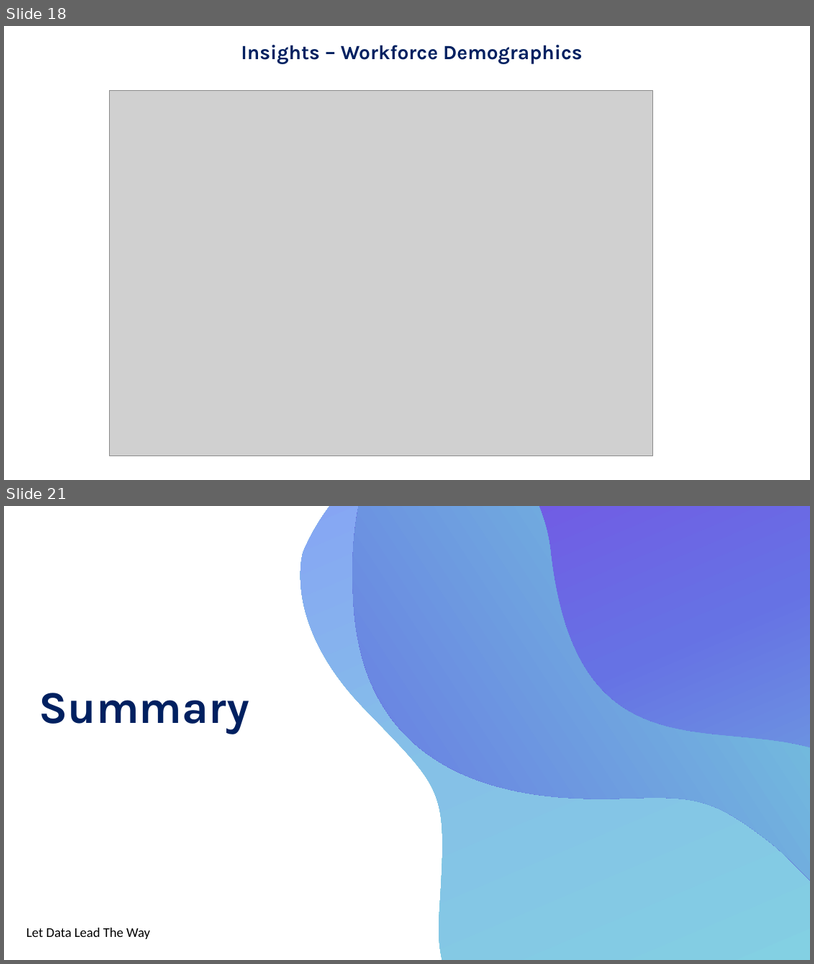
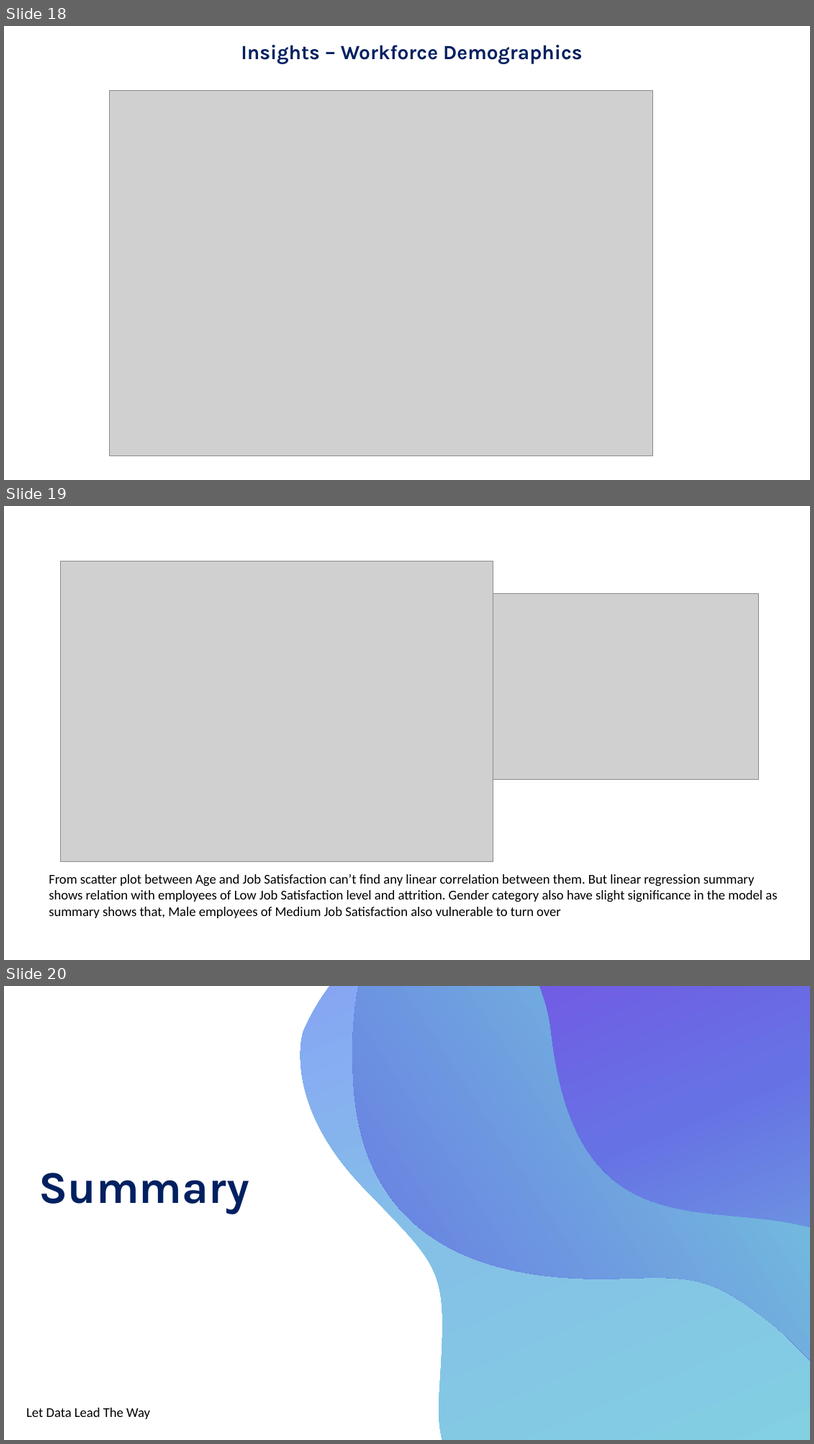
Before and after one commit to jeffleathMSDS/DDS_CaseStudy2, a slide deck: Target/DDSAnalytics_Fall2018.pptx. Shown one above the other, each under a label of ours: slides 18 and 21 before the commit, slides 18, 19 and 20 after it; the slides between them are not shown. The pictures are 814x964 and 814x1444 pixels, drawn with LibreOffice and Linux fonts; fonts in the diff are those of the drawing; grey boxes stand for pictures. Boxes give left, top, right and bottom in pixels: in the first picture for what was removed or moved away, otherwise in the second. Text is boxed around its words. In the diff, an @@ line names an element or a change of style, - is before the commit and + after.

```diff
--- a/Target/DDSAnalytics_Fall2018.pptx
+++ b/Target/DDSAnalytics_Fall2018.pptx
@@ slide 19 added at [4,506,810,960], background #FFFFFF @@
@@ picture added at [61,561,494,861] @@
@@ picture added at [484,594,759,780] @@
@@ text added at [49,874,777,918], 16 pt, text #000000 @@
+From scatter plot between Age and Job Satisfaction can’t find any linear correlation between them. But linear regression summary shows relation with employees of Low Job Satisfaction level and attrition. Gender category also have slight significance in the model as summary shows that, Male employees of Medium Job Satisfaction also vulnerable to turn over
@@ what was slide 21 is now slide 20 @@
```
Also in this commit, not shown: 1 slide changed, 5 slides removed.
